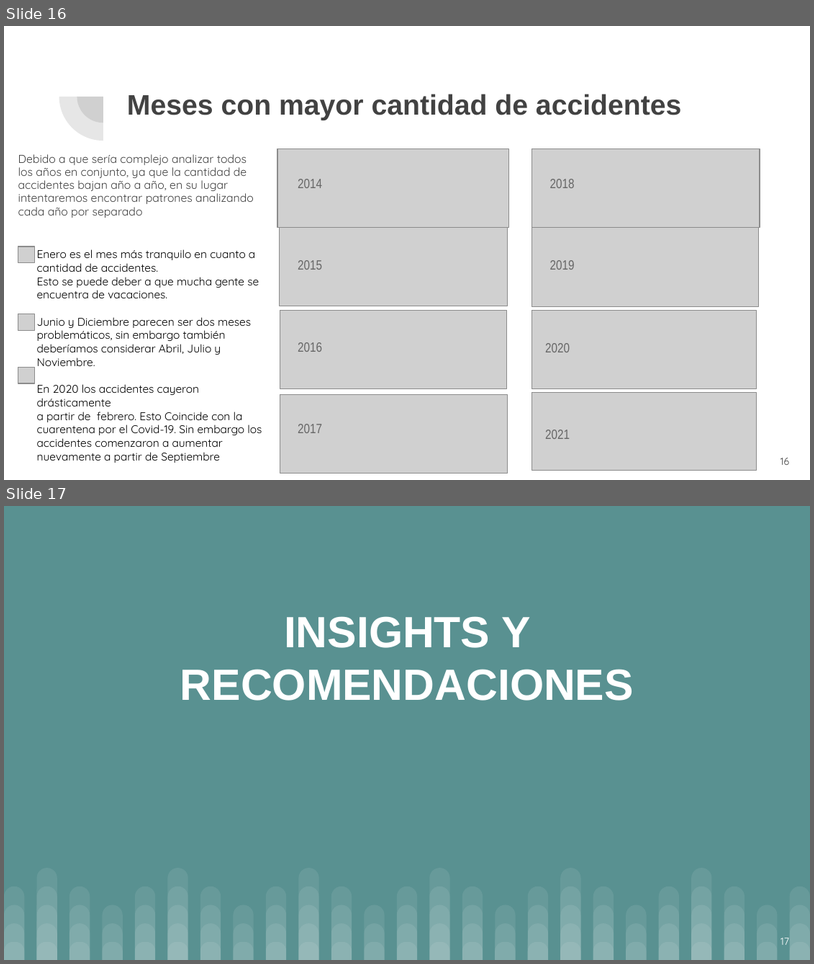
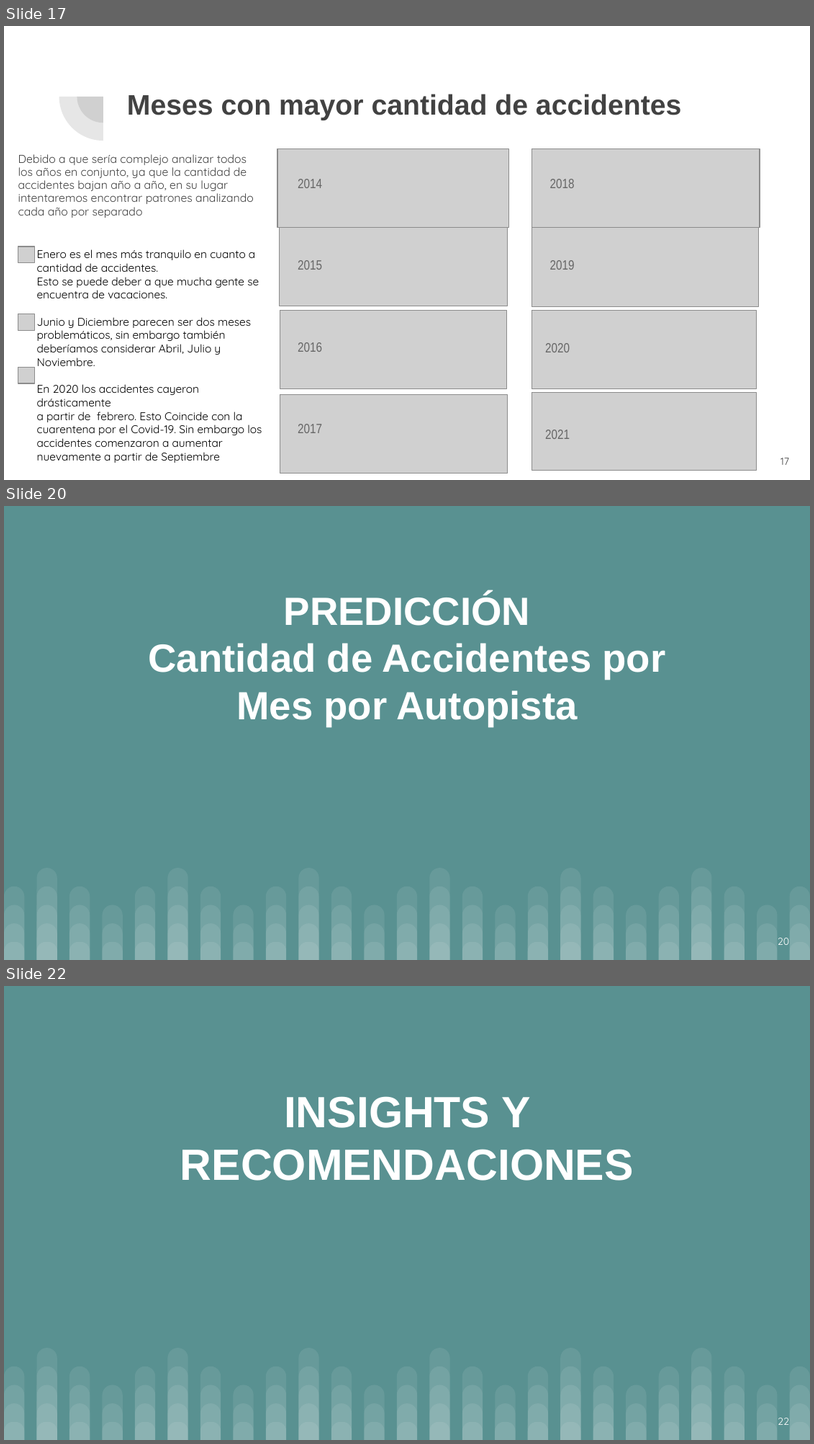
Before and after one commit to pbravi/datascience, a slide deck: ProyectoFinal/Intervenciones de Seguridad Vial.pptx. Shown one above the other, each under a label of ours: slides 16 and 17 before the commit, slides 17, 20 and 22 after it; the slides between them are not shown. The pictures are 814x964 and 814x1444 pixels, drawn with LibreOffice and Linux fonts; fonts in the diff are those of the drawing; grey boxes stand for pictures. Boxes give left, top, right and bottom in pixels: in the first picture for what was removed or moved away, otherwise in the second. Text is boxed around its words. In the diff, an @@ line names an element or a change of style, - is before the commit and + after.

```diff
--- a/ProyectoFinal/Intervenciones de Seguridad Vial.pptx
+++ b/ProyectoFinal/Intervenciones de Seguridad Vial.pptx
@@ slide 20 added at (4, 506, 810, 960), background #599191; not listed: 100 template elements that a slide beside it also shows @@
@@ title added at (149, 594, 666, 726), 35.1 pt, text #FFFFFF, bold @@
+PREDICCIÓN
+Cantidad de Accidentes por Mes por Autopista
@@ page number added at (778, 937, 790, 944), 9 pt, text #FFFFFF @@
+20
@@ what was slide 16 is now slide 17 @@
@@ page number at (781, 457, 790, 464): text changed @@
-16
+17
@@ what was slide 17 is now slide 22 @@
@@ page number at (778, 1417, 790, 1424): text changed @@
-17
+22
```
Also in this commit, not shown: 2 slides changed, 4 other slides added.
